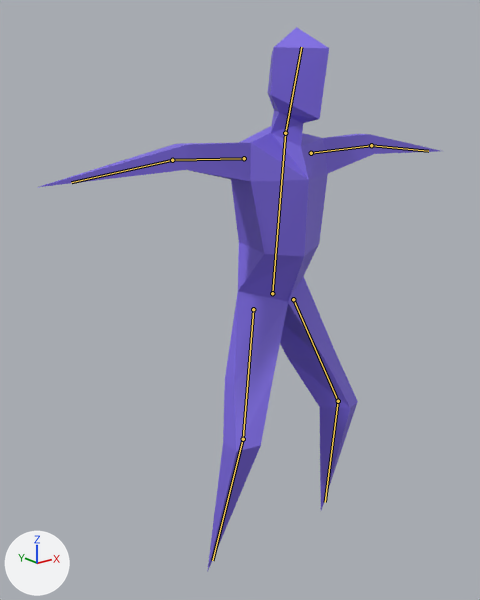
What one commit did to the Blender file models/character.blend.
The view is the same before and after, from a camera (50 mm lens) standing at (-8.58, -10.0, 9.86) and looking at (-0.69, -0.14, 5.92). The lights are fixed; the arrows at lower left show +X, +Y and +Z. The bones that bend it are drawn over the model as lines.
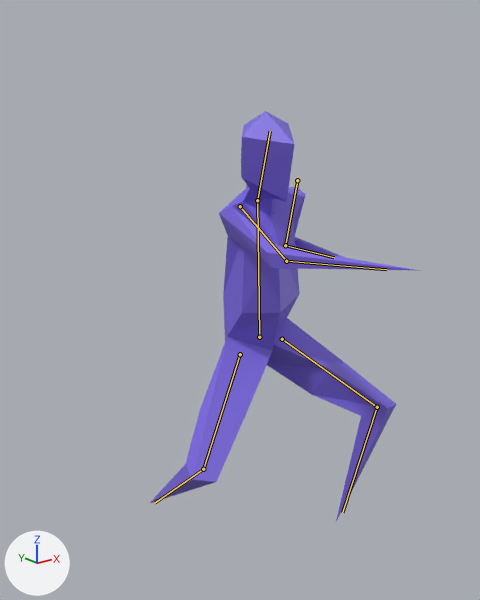
The newer file adds an action. The first version stands in its rest pose; the second is drawn at frame 25 of the action 'axe'.

Edits to the bpy script that builds the scene:
```text
Change bone_body:
    where bone_body = bpy.data.objects['Armature'].pose.bones['body']
    bone_body.location: (0.0, 0.0, 0.0) -> (0.28, -1.29, -0.6)
    bone_body.rotation_quaternion: (1.0, 0.0, 0.0, 0.0) -> (0.995, 0.034, -0.059, 0.075)  # degrees (0, 0, 0) -> degrees (3, -7, 8)
Change bone_head:
    where bone_head = bpy.data.objects['Armature'].pose.bones['head']  # child of 'body'
    bone_head.rotation_quaternion: (1.0, 0.0, 0.0, 0.0) -> (0.996, 0.078, 0.048, 0.01)  # degrees (0, 0, 0) -> degrees (9, 5, 2)
Change bone_upperarm_l:
    where bone_upperarm_l = bpy.data.objects['Armature'].pose.bones['upperarm.l']  # child of 'body'
    bone_upperarm_l.location: (0.0, 0.0, 0.0) -> (-0.53, 0.28, -0.07)
    bone_upperarm_l.rotation_quaternion: (1.0, 0.0, 0.0, 0.0) -> (0.629, 0.057, 0.248, -0.735)  # degrees (0, 0, 0) -> degrees (-19, 23, -103)
Change bone_lowerarm_l:
    where bone_lowerarm_l = bpy.data.objects['Armature'].pose.bones['lowerarm.l']  # child of 'upperarm.l'
    bone_lowerarm_l.rotation_quaternion: (1.0, 0.0, 0.0, 0.0) -> (0.457, 0.675, 0.162, 0.556)  # degrees (0, 0, 0) -> degrees (87, -37, 66)
Change bone_upperarm_r:
    where bone_upperarm_r = bpy.data.objects['Armature'].pose.bones['upperarm.r']  # child of 'body'
    bone_upperarm_r.location: (0.0, 0.0, 0.0) -> (0.5, -0.2, 0.49)
    bone_upperarm_r.rotation_quaternion: (1.0, 0.0, 0.0, 0.0) -> (0.698, 0.523, 0.219, 0.438)  # degrees (0, 0, 0) -> degrees (69, -9, 58)
Change bone_lowerarm_r:
    where bone_lowerarm_r = bpy.data.objects['Armature'].pose.bones['lowerarm.r']  # child of 'upperarm.r'
    bone_lowerarm_r.rotation_quaternion: (1.0, 0.0, 0.0, 0.0) -> (0.714, 0.226, -0.617, -0.241)  # degrees (0, 0, 0) -> degrees (78, -51, -79)
Change bone_iklegtarget_l:
    where bone_iklegtarget_l = bpy.data.objects['Armature'].pose.bones['iklegtarget.l']
    bone_iklegtarget_l.location: (0.0, 0.0, 0.0) -> (0.0, -0.56, -0.02)
Change bone_iklegtarget_r:
    where bone_iklegtarget_r = bpy.data.objects['Armature'].pose.bones['iklegtarget.r']
    bone_iklegtarget_r.location: (0.0, 0.0, 0.0) -> (-0.07, 2.44, -0.07)
```

What differs and where, as boxes (x1, y1, x2, y2) in the pictures (480 x 600 px):
'Cube', posed (33% narrower, 25% shorter)
    before: (39, 27, 440, 572)
    after: (150, 111, 420, 521)
bone 'body', root to tip
    before: (272, 293) to (285, 133)
    after: (259, 337) to (257, 200)
bone 'head', root to tip
    before: (285, 133) to (301, 47)
    after: (257, 200) to (270, 131)
bone 'upperarm.l', root to tip
    before: (311, 153) to (371, 145)
    after: (297, 180) to (285, 245)
bone 'lowerarm.l', root to tip
    before: (371, 145) to (428, 151)
    after: (285, 245) to (334, 257)
bone 'upperarm.r', root to tip
    before: (244, 158) to (172, 160)
    after: (240, 206) to (286, 261)
bone 'lowerarm.r', root to tip
    before: (172, 160) to (71, 182)
    after: (286, 261) to (386, 269)
